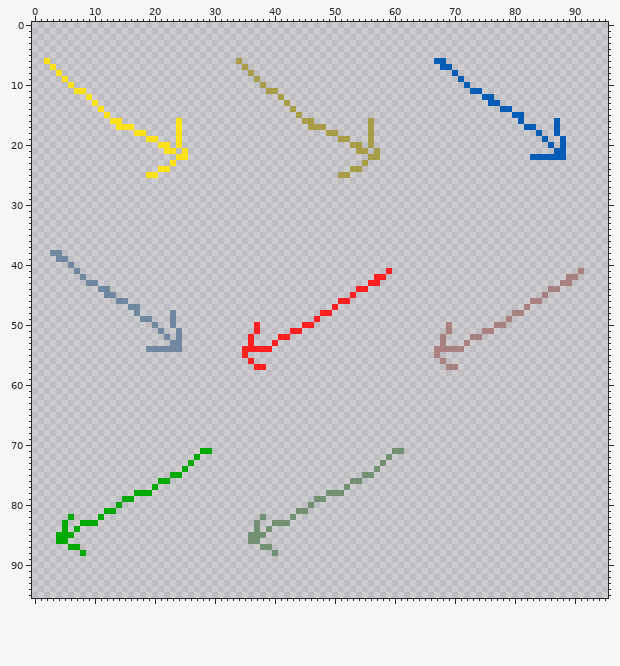
A sprite sheet gets an edit: pipes/images/gates.png. This is how it looked before the edit.
The file is 96x96 pixels.
After the commit:
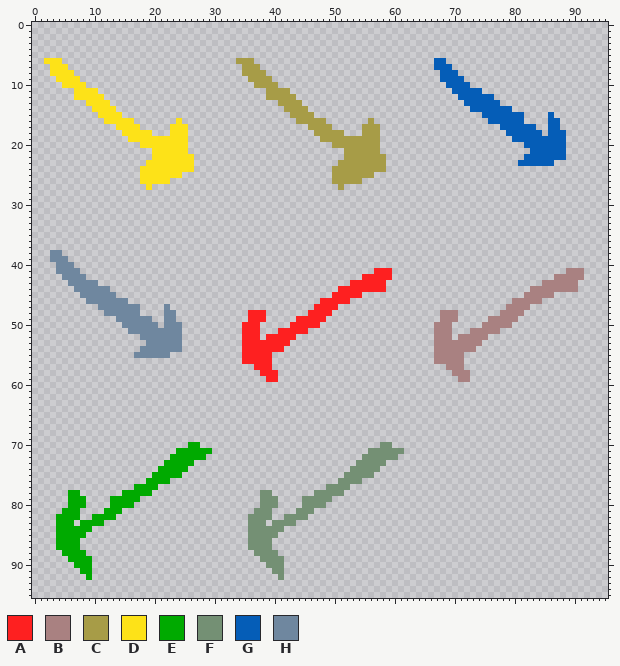
Palette (. is transparent): A #fe2020  B #a98181  C #a79c47  D #fde218  E #00aa00  F #749074  G #055db7  H #6f879f
Change:
y 6: x 3..4 .. -> DD; x 35..36 .. -> CC
y 7: x 4..5 .. -> DD; x 36..37 .. -> CC; x 67 . -> G
y 8: x 3 . -> D; x 5..6 .. -> DD; x 35 . -> C; x 37..38 .. -> CC; x 68..69 .. -> GG
y 9: x 4 . -> D; x 6..7 .. -> DD; x 36 . -> C; x 38..39 .. -> CC; x 68..70 ... -> GGG
y 10: x 5 . -> D; x 7..8 .. -> DD; x 37 . -> C; x 39..40 .. -> CC; x 69..71 ... -> GGG
y 11: x 9..10 .. -> DD; x 41..42 .. -> CC; x 70..72 ... -> GGG
y 12: x 7..8 .. -> DD; x 10..11 .. -> DD; x 39..40 .. -> CC; x 42..43 .. -> CC; x 71..74 .... -> GGGG
y 13: x 9 . -> D; x 11..12 .. -> DD; x 41 . -> C; x 43..44 .. -> CC; x 72..75 .... -> GGGG
y 14: x 10 . -> D; x 12..13 .. -> DD; x 42 . -> C; x 44..45 .. -> CC; x 73..77 ..... -> GGGGG
y 15: x 11 . -> D; x 13..14 .. -> DD; x 43 . -> C; x 45..46 .. -> CC; x 75..79 ..... -> GGGGG; x 86 . -> G
y 16: x 12 . -> D; x 15..16 .. -> DD; x 44 . -> C; x 47..48 .. -> CC; x 76..80 ..... -> GGGGG; x 86 . -> G
y 17: x 17 . -> D; x 23 . -> D; x 25 . -> D; x 49 . -> C; x 55 . -> C; x 57 . -> C; x 78..81 .... -> GGGG; x 86 . -> G
y 18: x 15..16 .. -> DD; x 19 . -> D; x 23 . -> D; x 25 . -> D; x 47..48 .. -> CC; x 51 . -> C; x 55 . -> C; x 57 . -> C; x 79..83 ..... -> GGGGG; x 86 . -> G; x 88 . -> G
y 19: x 16..18 ... -> DDD; x 21..23 ... -> DDD; x 25 . -> D; x 48..50 ... -> CCC; x 53..55 ... -> CCC; x 57 . -> C; x 80..84 ..... -> GGGGG; x 86..87 .. -> GG
y 20: x 18..20 ... -> DDD; x 23 . -> D; x 25 . -> D; x 50..52 ... -> CCC; x 55 . -> C; x 57 . -> C; x 82..85 .... -> GGGG; x 87 . -> G
y 21: x 20..21 .. -> DD; x 24 . -> D; x 52..53 .. -> CC; x 56 . -> C; x 83..86 .... -> GGGG
y 22: x 20..23 .... -> DDDD; x 26 . -> D; x 52..55 .... -> CCCC; x 58 . -> C; x 82 . -> G
y 23: x 19..22 .... -> DDDD; x 24..26 ... -> DDD; x 51..54 .... -> CCCC; x 56..58 ... -> CCC; x 81..86 ...... -> GGGGGG
y 24: x 18..20 ... -> DDD; x 23..26 .... -> DDDD; x 50..52 ... -> CCC; x 55..58 .... -> CCCC
y 25: x 18 . -> D; x 21..24 .... -> DDDD; x 50 . -> C; x 53..56 .... -> CCCC
y 26: x 18..22 ..... -> DDDDD; x 50..54 ..... -> CCCCC
y 27: x 19 . -> D; x 51 . -> C
y 39: x 3 . -> H
y 40: x 4..5 .. -> HH
y 41: x 4..6 ... -> HHH; x 57..58 .. -> AA; x 89..90 .. -> BB
y 42: x 5..7 ... -> HHH; x 55..56 .. -> AA; x 59 . -> A; x 87..88 .. -> BB; x 91 . -> B
y 43: x 6..8 ... -> HHH; x 53..55 ... -> AAA; x 58 . -> A; x 85..87 ... -> BBB; x 90 . -> B
y 44: x 7..10 .... -> HHHH; x 51..53 ... -> AAA; x 56..58 ... -> AAA; x 83..85 ... -> BBB; x 88..90 ... -> BBB
y 45: x 8..11 .... -> HHHH; x 50..52 ... -> AAA; x 54 . -> A; x 82..84 ... -> BBB; x 86 . -> B
y 46: x 9..13 ..... -> HHHHH; x 48..50 ... -> AAA; x 80..82 ... -> BBB
y 47: x 11..15 ..... -> HHHHH; x 22 . -> H; x 47..49 ... -> AAA; x 79..81 ... -> BBB
y 48: x 12..16 ..... -> HHHHH; x 22 . -> H; x 36..38 ... -> AAA; x 46..47 .. -> AA; x 68..70 ... -> BBB; x 78..79 .. -> BB
y 49: x 14..17 .... -> HHHH; x 22 . -> H; x 36..38 ... -> AAA; x 44..46 ... -> AAA; x 48 . -> A; x 68..70 ... -> BBB; x 76..78 ... -> BBB; x 80 . -> B
y 50: x 15..19 ..... -> HHHHH; x 22 . -> H; x 24 . -> H; x 35..36 .. -> AA; x 43..44 .. -> AA; x 47 . -> A; x 67..68 .. -> BB; x 75..76 .. -> BB; x 79 . -> B
y 51: x 16..20 ..... -> HHHHH; x 22..23 .. -> HH; x 35..36 .. -> AA; x 41..42 .. -> AA; x 45 . -> A; x 67..68 .. -> BB; x 73..74 .. -> BB; x 77 . -> B
y 52: x 18..21 .... -> HHHH; x 23 . -> H; x 35 . -> A; x 37 . -> A; x 39..40 .. -> AA; x 43 . -> A; x 67 . -> B; x 69 . -> B; x 71..72 .. -> BB; x 75 . -> B
y 53: x 19..22 .... -> HHHH; x 35 . -> A; x 37..39 ... -> AAA; x 41..42 .. -> AA; x 67 . -> B; x 69..71 ... -> BBB; x 73..74 .. -> BB
y 54: x 18 . -> H; x 40..41 .. -> AA; x 72..73 .. -> BB
y 55: x 17..22 ...... -> HHHHHH; x 36..39 .... -> AAAA; x 68..71 .... -> BBBB
y 56: x 35 . -> A; x 37..39 ... -> AAA; x 67 . -> B; x 69..71 ... -> BBB
y 57: x 39 . -> A; x 71 . -> B
y 58: x 38..40 ... -> AAA; x 70..72 ... -> BBB
y 59: x 39..40 .. -> AA; x 71..72 .. -> BB
y 70: x 26..27 .. -> EE; x 58..59 .. -> FF
y 71: x 24..27 .... -> EEEE; x 56..59 .... -> FFFF
y 72: x 23..26 .... -> EEEE; x 28 . -> E; x 55..58 .... -> FFFF; x 60 . -> F
y 73: x 22..25 .... -> EEEE; x 54..57 .... -> FFFF
y 74: x 21..24 .... -> EEEE; x 53..56 .... -> FFFF
y 75: x 20..22 ... -> EEE; x 52..54 ... -> FFF
y 76: x 19..20 .. -> EE; x 51..52 .. -> FF
y 77: x 17..19 ... -> EEE; x 49..51 ... -> FFF
y 78: x 6..7 .. -> EE; x 15..16 .. -> EE; x 38..39 .. -> FF; x 47..48 .. -> FF
y 79: x 6..8 ... -> EEE; x 13..14 .. -> EE; x 17 . -> E; x 38..40 ... -> FFF; x 45..46 .. -> FF; x 49 . -> F
y 80: x 6..8 ... -> EEE; x 13 . -> E; x 15..16 .. -> EE; x 38..40 ... -> FFF; x 45 . -> F; x 47..48 .. -> FF
y 81: x 5..7 ... -> EEE; x 14 . -> E; x 37..39 ... -> FFF; x 46 . -> F
y 82: x 4..5 .. -> EE; x 7 . -> E; x 10 . -> E; x 12..13 .. -> EE; x 36..37 .. -> FF; x 39 . -> F; x 42 . -> F; x 44..45 .. -> FF
y 83: x 4 . -> E; x 6 . -> E; x 11 . -> E; x 36 . -> F; x 38 . -> F; x 43 . -> F
y 84: x 4 . -> E; x 6 . -> E; x 8..9 .. -> EE; x 36 . -> F; x 38 . -> F; x 40..41 .. -> FF
y 85: x 7..8 .. -> EE; x 39..40 .. -> FF
y 86: x 6..7 .. -> EE; x 38..39 .. -> FF
y 87: x 4..5 .. -> EE; x 36..37 .. -> FF
y 88: x 5..7 ... -> EEE; x 37..39 ... -> FFF
y 89: x 6..9 .... -> EEEE; x 38..41 .... -> FFFF
y 90: x 7..9 ... -> EEE; x 39..41 ... -> FFF
y 91: x 8..9 .. -> EE; x 40..41 .. -> FF
y 92: x 9 . -> E; x 41 . -> F
Pixel boxes of the changes (left, top, right, bottom) in both pictures:
added: (50, 58, 194, 190)
added: (242, 58, 386, 190)
added: (434, 64, 566, 166)
added: (50, 256, 182, 358)
added: (242, 268, 392, 382)
added: (434, 268, 584, 382)
added: (56, 442, 206, 580)
added: (248, 442, 398, 580)
